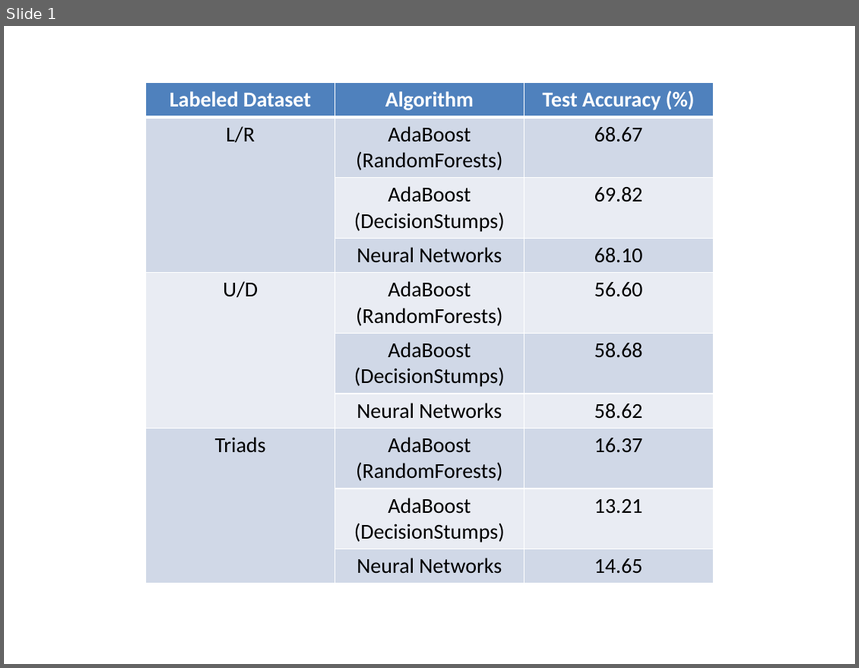
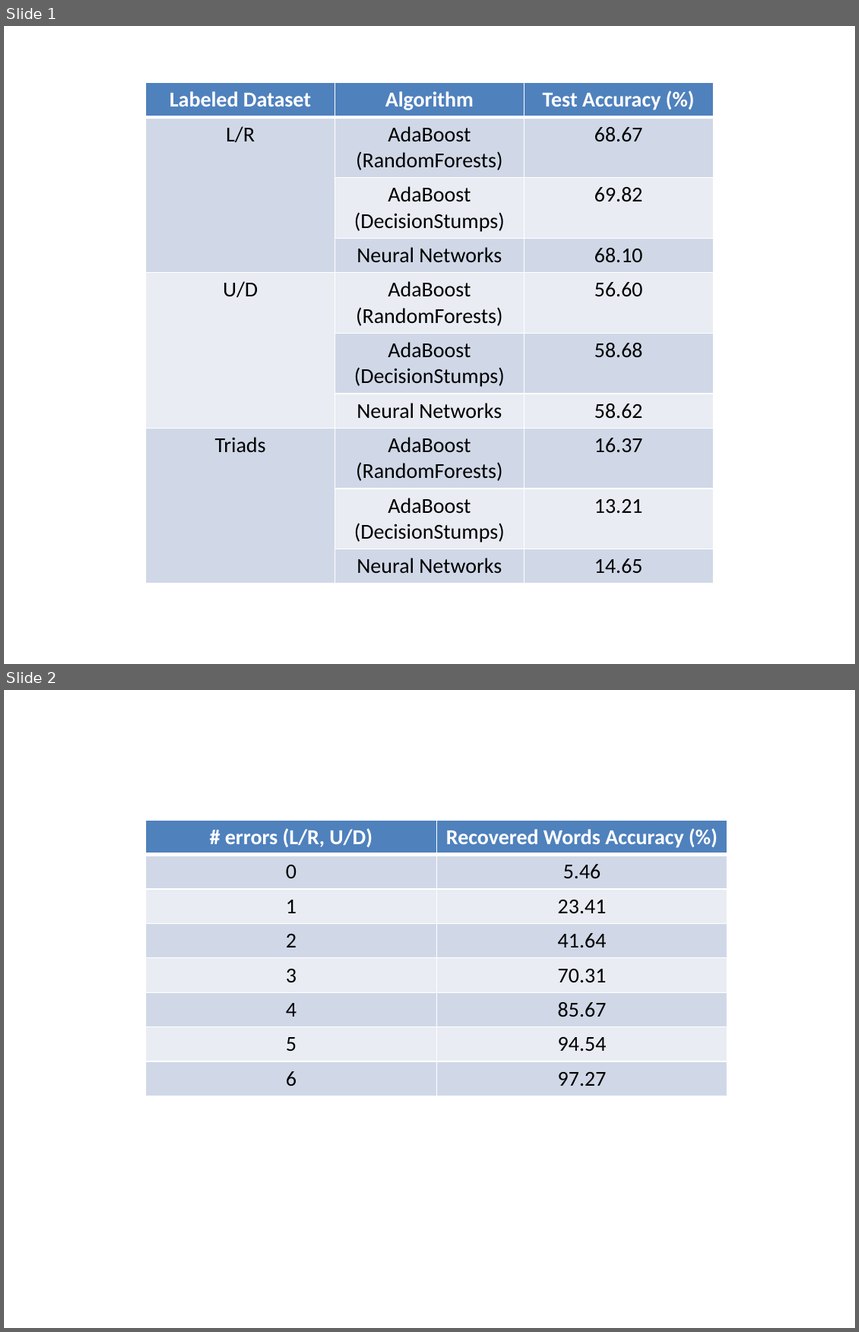
Before and after one commit to naturegirl/EavesDroid, a slide deck: paper/tables.pptx. Shown one above the other, each under a label of ours: slide 1 before the commit, slides 1 and 2 after it. The pictures are 859x668 and 859x1332 pixels, drawn with LibreOffice and Linux fonts; fonts in the diff are those of the drawing. Boxes give left, top, right and bottom in pixels: in the first picture for what was removed or moved away, otherwise in the second. Text is boxed around its words. In the diff, an @@ line names an element or a change of style, - is before the commit and + after.

Commit message:
tables pptx update

```diff
--- a/paper/tables.pptx
+++ b/paper/tables.pptx
@@ slide 2 added at <box>4,690,855,1328</box>, background #FFFFFF @@
@@ table added at <box>146,820,728,1096</box>, 8 rows, 2 columns @@
+# errors (L/R, U/D) | Recovered Words Accuracy (%)
+0 | 5.46
+1 | 23.41
+2 | 41.64
+3 | 70.31
+4 | 85.67
+5 | 94.54
+6 | 97.27
```
